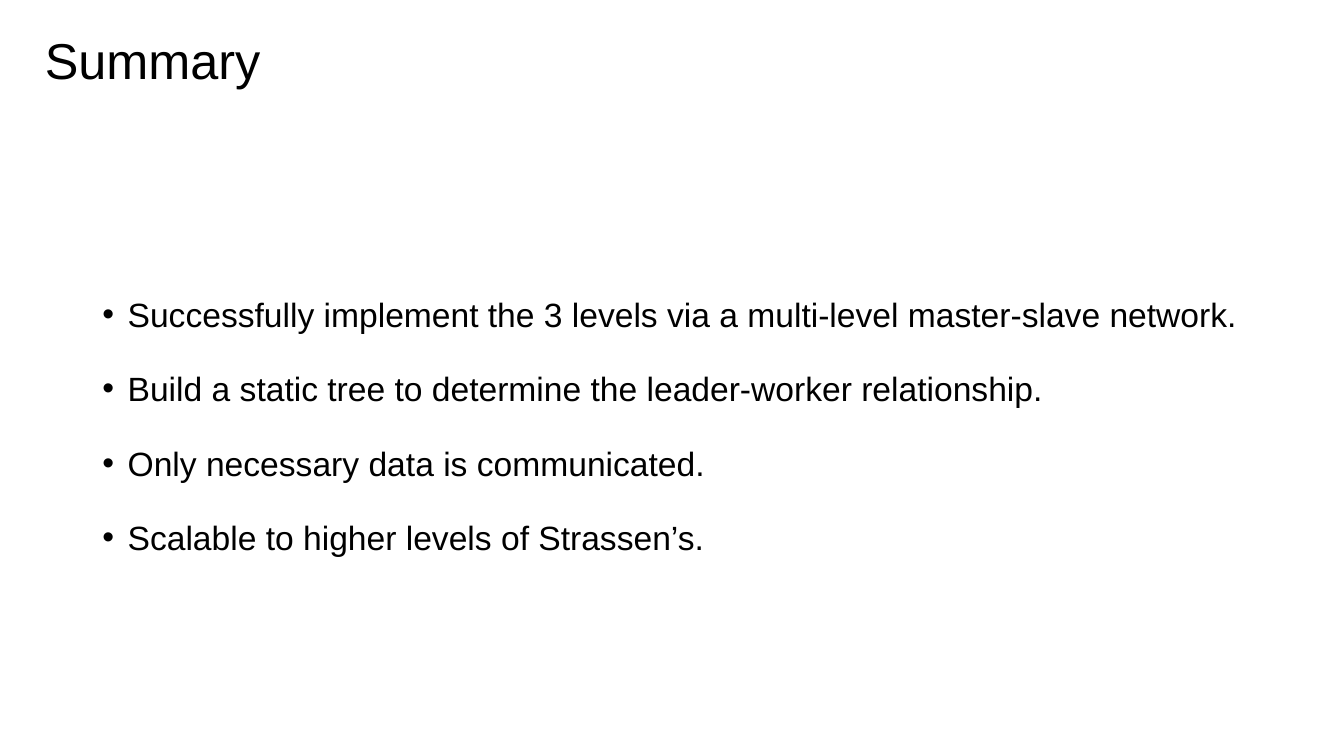
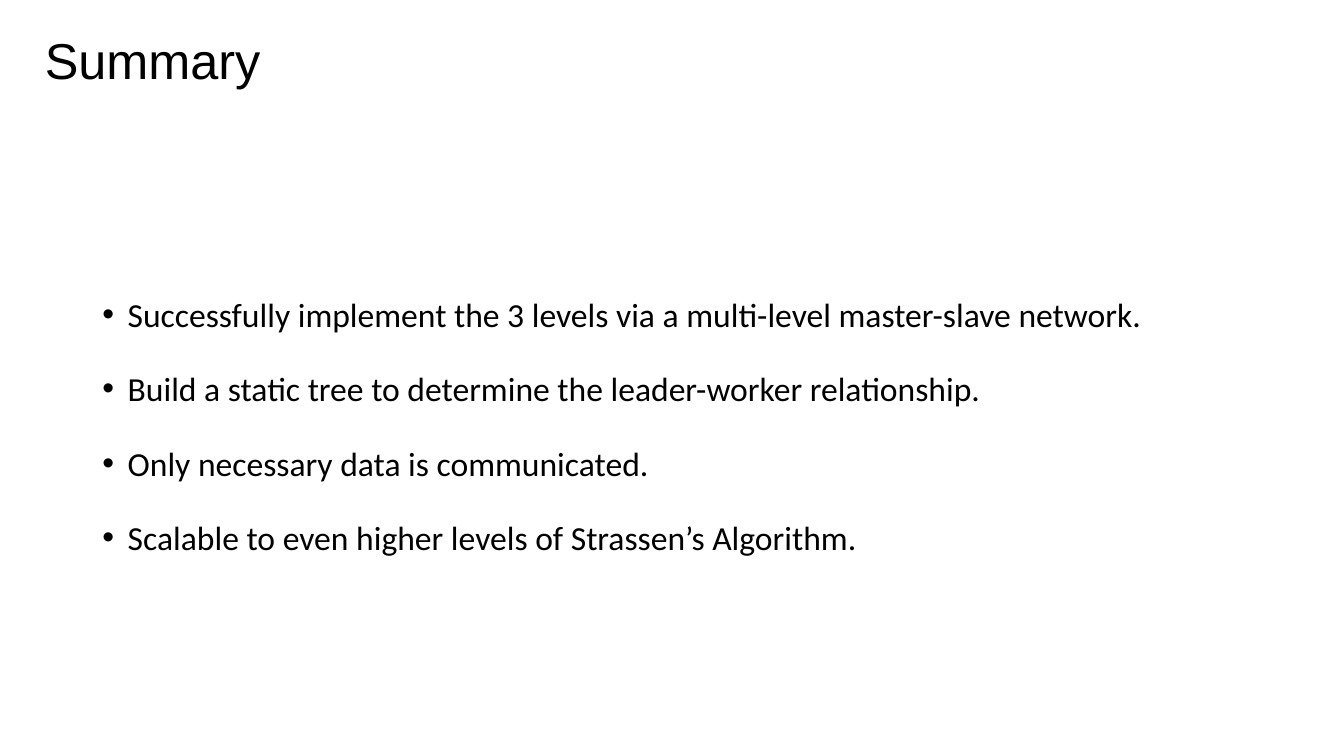
Before and after one commit to zhuliang21/Parallel-Matrix-Multiplication, a slide deck: slide 13 of powerpoint/Pre.pptx. Drawn at 1344x756 pixels with LibreOffice and Linux fonts; fonts in the diff are those of the drawing. Boxes give left, top, right and bottom in pixels: in the first picture for what was removed or moved away, otherwise in the second. Text is boxed around its words. In the diff, an @@ line names an element or a change of style, - is before the commit and + after.

```diff
--- a/powerpoint/Pre.pptx
+++ b/powerpoint/Pre.pptx
@@ text at <box>128,303,1141,482</box>: font Arial to Calibri in "Successfully implement the 3 levels via a ...", "Build a static tree to determine the ...", "Only necessary data is communicated." @@
@@ text at <box>128,526,856,556</box>: text changed; font Arial to Calibri @@
-• Scalable to higher levels of Strassen’s.
+• Scalable to even higher levels of Strassen’s Algorithm.
```
Also in this commit, not shown: 6 other slides changed, 6 other files.
